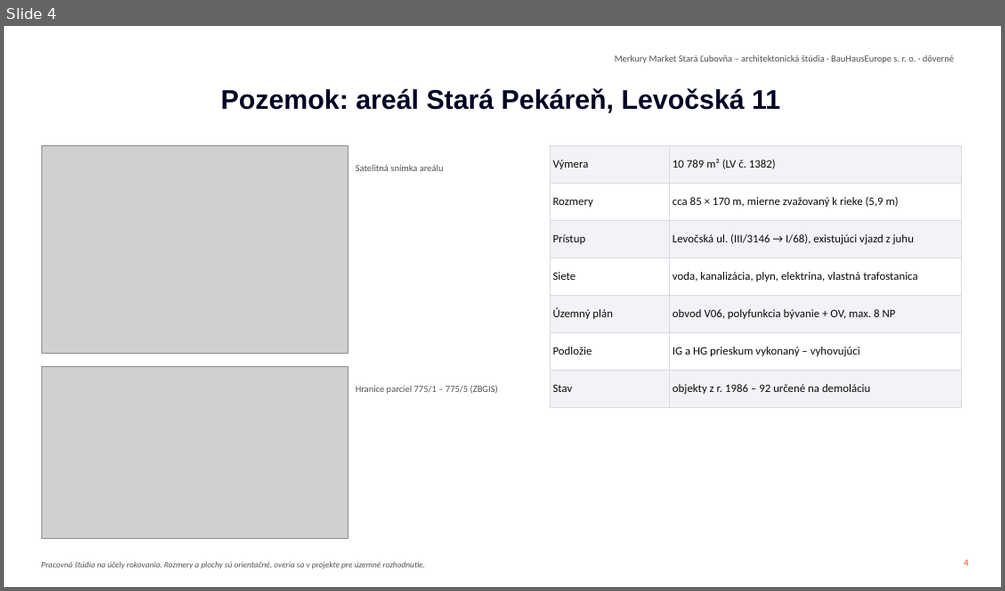
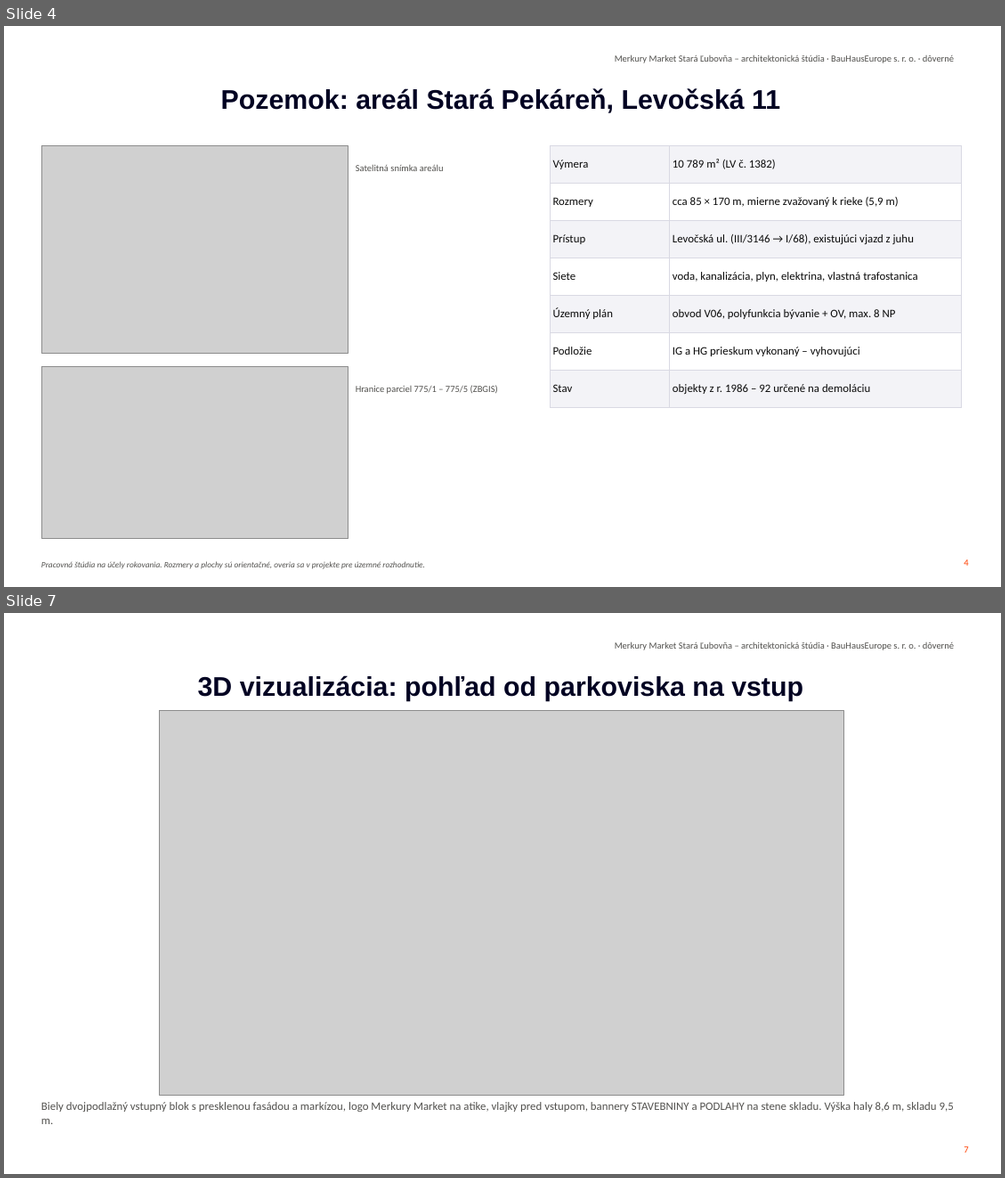
Before and after one commit to Lubo585/Lubo585, a slide deck: business-plan/studia-merkury-market/Studia_predajne_Merkury_Market_Stara_Lubovna_SK.pptx. Shown one above the other, each under a label of ours: slide 4 before the commit, slides 4 and 7 after it; the slides between them are not shown. The pictures are 1005x591 and 1005x1178 pixels, drawn with LibreOffice and Linux fonts; fonts in the diff are those of the drawing; grey boxes stand for pictures; background and template pictures are left out. Boxes give left, top, right and bottom in pixels: in the first picture for what was removed or moved away, otherwise in the second. Text is boxed around its words. In the diff, an @@ line names an element or a change of style, - is before the commit and + after.

```diff
--- a/business-plan/studia-merkury-market/Studia_predajne_Merkury_Market_Stara_Lubovna_SK.pptx
+++ b/business-plan/studia-merkury-market/Studia_predajne_Merkury_Market_Stara_Lubovna_SK.pptx
@@ slide 7 added at bbox=[4, 613, 1001, 1174], background #FFFFFF; not listed: 1 template element that a slide beside it also shows @@
@@ title added at bbox=[198, 675, 803, 701], 26 pt, text #010222, bold @@
+3D vizualizácia: pohľad od parkoviska na vstup
@@ picture added at bbox=[159, 710, 844, 1095] @@
@@ text added at bbox=[41, 1102, 954, 1124], 11 pt, text #52514E @@
+Biely dvojpodlažný vstupný blok s presklenou fasádou a markízou, logo Merkury Market na atike, vlajky pred vstupom, bannery STAVEBNINY a PODLAHY na stene skladu. Výška haly 8,6 m, skladu 9,5 m.
@@ page number added at bbox=[963, 1146, 968, 1152], 9 pt, text #FF4000 @@
+7
```
Also in this commit, not shown: 2 slides changed, 6 other slides added, 1 slide removed, 11 other files.
